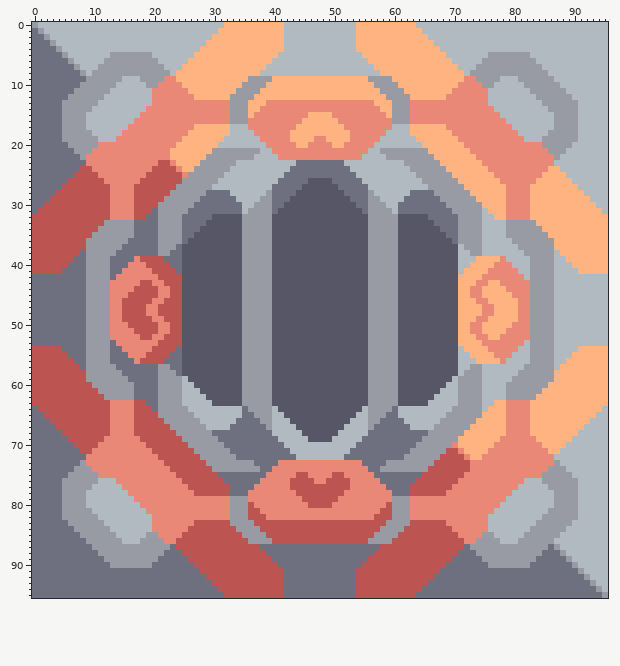
A sprite sheet gets an edit: sprites/blocks/power/heat-gen-big.png. The picture above is the old version.
The file is 96x96 pixels.
The result:
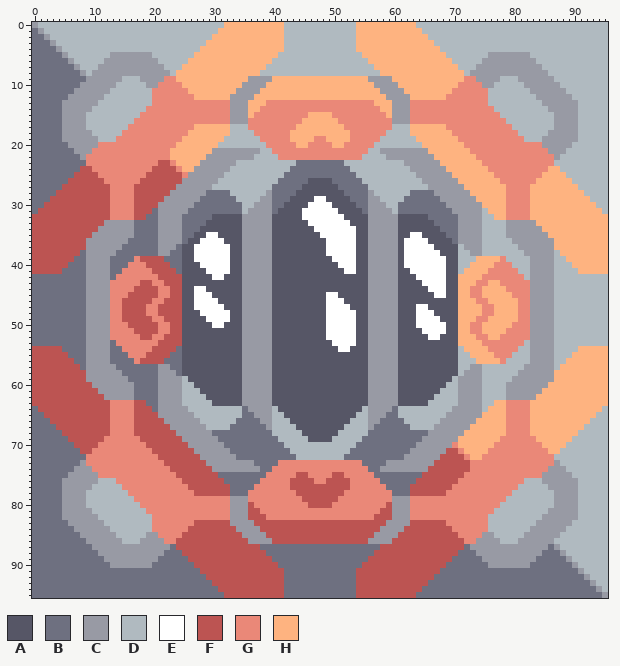
Palette (. is transparent): A #565666  B #6e7080  C #989aa4  D #b0bac0  E #ffffff  F #bc5452  G #ea8878  H #feb380
Diff:
@@ x 25..70 @@
 28 CCCCBBBBDDDDDDCBBBBAAAAAAAABBBBCDDDDDDBBBBCCCC
-29 CCCBBBBBBDDDDCCBBBAAAAAAAAAABBBCCDDDDBBBBBBCCC
-30 CCBBBBBBBBDDCCCBBAAAAAAAAAAAABBCCCDDBBBBBBBBCC
-31 CBBBBBBBBBDCCCCBAAAAAAAAAAAAAABCCCCDBBBBBBBBBC
-32 BBBBBAAAAACCCCCAAAAAAAAAAAAAAAACCCCCAAAAABBBBB
-33 BBBBAAAAAACCCCCAAAAAAAAAAAAAAAACCCCCAAAAAABBBB
-34 BBBAAAAAAACCCCCAAAAAAAAAAAAAAAACCCCCAAAAAAABBB
-35 BBAAAAAAAACCCCCAAAAAAAAAAAAAAAACCCCCAAAAAAAABB
-36 BAAAAAAAAACCCCCAAAAAAAAAAAAAAAACCCCCAAAAAAAAAB
-37 AAAAAAAAAACCCCCAAAAAAAAAAAAAAAACCCCCAAAAAAAAAA
-38 AAAAAAAAAACCCCCAAAAAAAAAAAAAAAACCCCCAAAAAAAAAA
-39 AAAAAAAAAACCCCCAAAAAAAAAAAAAAAACCCCCAAAAAAAAAA
-40 AAAAAAAAAACCCCCAAAAAAAAAAAAAAAACCCCCAAAAAAAAAA
-41 AAAAAAAAAACCCCCAAAAAAAAAAAAAAAACCCCCAAAAAAAAAA
-42 AAAAAAAAAACCCCCAAAAAAAAAAAAAAAACCCCCAAAAAAAAAA
-43 AAAAAAAAAACCCCCAAAAAAAAAAAAAAAACCCCCAAAAAAAAAA
-44 AAAAAAAAAACCCCCAAAAAAAAAAAAAAAACCCCCAAAAAAAAAA
-45 AAAAAAAAAACCCCCAAAAAAAAAAAAAAAACCCCCAAAAAAAAAA
-46 AAAAAAAAAACCCCCAAAAAAAAAAAAAAAACCCCCAAAAAAAAAA
-47 AAAAAAAAAACCCCCAAAAAAAAAAAAAAAACCCCCAAAAAAAAAA
-48 AAAAAAAAAACCCCCAAAAAAAAAAAAAAAACCCCCAAAAAAAAAA
-49 AAAAAAAAAACCCCCAAAAAAAAAAAAAAAACCCCCAAAAAAAAAA
-50 AAAAAAAAAACCCCCAAAAAAAAAAAAAAAACCCCCAAAAAAAAAA
-51 AAAAAAAAAACCCCCAAAAAAAAAAAAAAAACCCCCAAAAAAAAAA
-52 AAAAAAAAAACCCCCAAAAAAAAAAAAAAAACCCCCAAAAAAAAAA
-53 AAAAAAAAAACCCCCAAAAAAAAAAAAAAAACCCCCAAAAAAAAAA
-54 AAAAAAAAAACCCCCAAAAAAAAAAAAAAAACCCCCAAAAAAAAAA
+29 CCCBBBBBBDDDDCCBBBAAAAEEAAAABBBCCDDDDBBBBBBCCC
+30 CCBBBBBBBBDDCCCBBAAAAEEEEAAAABBCCCDDBBBBBBBBCC
+31 CBBBBBBBBBDCCCCBAAAAEEEEEEAAAABCCCCDBBBBBBBBBC
+32 BBBBBAAAAACCCCCAAAAAEEEEEEEAAAACCCCCAAAAABBBBB
+33 BBBBAAAAAACCCCCAAAAAAEEEEEEEAAACCCCCAAAAAABBBB
+34 BBBAAAAAAACCCCCAAAAAAAEEEEEEEAACCCCCAAAAAAABBB
+35 BBAAEEAAAACCCCCAAAAAAAAEEEEEEAACCCCCAAEEAAAABB
+36 BAAEEEEAAACCCCCAAAAAAAAAEEEEEAACCCCCAEEEEAAAAB
+37 AAEEEEEEAACCCCCAAAAAAAAAEEEEEAACCCCCAEEEEEAAAA
+38 AAEEEEEEAACCCCCAAAAAAAAAEEEEEAACCCCCAEEEEEEAAA
+39 AAEEEEEEAACCCCCAAAAAAAAAAEEEEAACCCCCAEEEEEEEAA
+40 AAAEEEEEAACCCCCAAAAAAAAAAAEEEAACCCCCAEEEEEEEAA
+41 AAAAEEEEAACCCCCAAAAAAAAAAAAEEAACCCCCAAEEEEEEAA
+42 AAAAAEEAAACCCCCAAAAAAAAAAAAAAAACCCCCAAAEEEEEAA
+43 AAAAAAAAAACCCCCAAAAAAAAAAAAAAAACCCCCAAAAEEEEAA
+44 AAEEAAAAAACCCCCAAAAAAAAAAAAAAAACCCCCAAAAAEEEAA
+45 AAEEEAAAAACCCCCAAAAAAAAAEEAAAAACCCCCAAAAAAEEAA
+46 AAEEEEAAAACCCCCAAAAAAAAAEEEAAAACCCCCAAAAAAAAAA
+47 AAEEEEEAAACCCCCAAAAAAAAAEEEEAAACCCCCAAAEEAAAAA
+48 AAAEEEEEAACCCCCAAAAAAAAAEEEEEAACCCCCAAAEEEAAAA
+49 AAAAEEEEAACCCCCAAAAAAAAAEEEEEAACCCCCAAAEEEEAAA
+50 AAAAAEEAAACCCCCAAAAAAAAAEEEEEAACCCCCAAAEEEEEAA
+51 AAAAAAAAAACCCCCAAAAAAAAAEEEEEAACCCCCAAAAEEEEAA
+52 AAAAAAAAAACCCCCAAAAAAAAAEEEEEAACCCCCAAAAAEEAAA
+53 AAAAAAAAAACCCCCAAAAAAAAAAEEEEAACCCCCAAAAAAAAAA
+54 AAAAAAAAAACCCCCAAAAAAAAAAAEEAAACCCCCAAAAAAAAAA
 55 AAAAAAAAAACCCCCAAAAAAAAAAAAAAAACCCCCAAAAAAAAAA
Changed places in both pictures, as pixel boxes (x1, y1, x2, y2):
changed: (302, 196, 356, 274)
changed: (194, 232, 230, 328)
changed: (404, 232, 446, 340)
changed: (326, 292, 356, 352)
